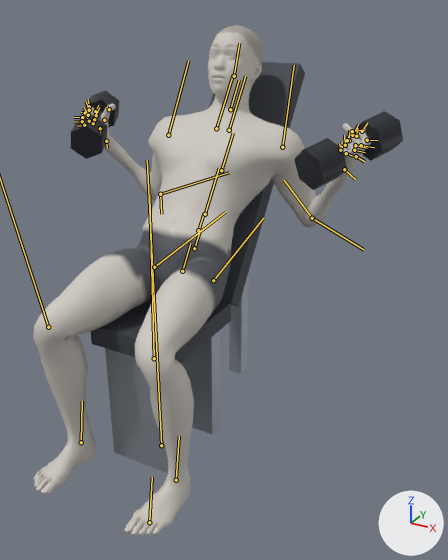
What one commit did to the glTF model exports/incline-dumbbell-inner-curl.glb.
One viewpoint serves both versions: a camera (50 mm lens) standing at (1.009, -1.395, 1.363) and looking at (0.127, 0.208, 0.562). The lights are fixed; the arrows at lower right show +X, +Y and +Z. The older version comes first. Both versions are drawn at frame 48 of the action 'incline-dumbbell-inner-curl'; the numbers are the values there. The bones that change, and the others that lie on the model, are drawn over the model as lines.
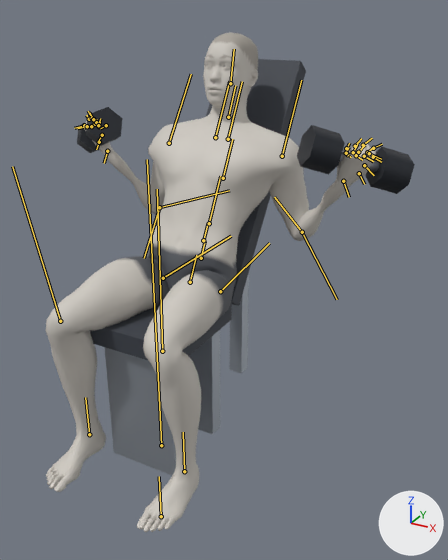
ob_dbl_right is not drawn itself; it is the parent of ob_mesh_1, ob_mesh_2, ob_mesh_3.
ob_dbr_right is not drawn itself; it is the parent of ob_mesh_4, ob_mesh_5, ob_mesh_6.
ob_props is not drawn itself; it is the parent of ob_bench.

What differs and where, as boxes (x1, y1, x2, y2) in the pictures (448 x 560 px):
```json
{"object": "Mesh_0", "change": "posed", "before": [33, 25, 369, 536], "after": [46, 32, 376, 532]}
{"object": "Mesh_10", "change": "posed", "before": [209, 62, 305, 307], "after": [206, 59, 306, 306]}
{"object": "Mesh_7", "change": "posed", "before": [90, 299, 231, 364], "after": [90, 302, 232, 360]}
{"object": "Mesh_2", "change": "posed", "before": [354, 111, 403, 161], "after": [366, 147, 415, 194]}
{"object": "Mesh_3", "change": "posed", "before": [294, 138, 347, 190], "after": [297, 125, 345, 175], "on screen": "9% narrower"}
{"object": "Mesh_6", "change": "posed", "before": [71, 115, 107, 159], "after": [86, 107, 122, 146], "on screen": "11% shorter"}
{"object": "Mesh_11", "change": "posed", "before": [229, 276, 248, 374], "after": [230, 273, 249, 373]}
{"object": "Mesh_5", "change": "posed", "before": [86, 90, 119, 127], "after": [77, 122, 99, 153]}
{"object": "Mesh_1", "change": "posed", "before": [366, 136, 371, 148], "after": [340, 151, 379, 172], "on screen": "mostly hidden"}
{"bone": "pelvis", "before": "(182, 271) to (190, 243)", "after": "(190, 282) to (196, 255)"}
{"bone": "upperarm_l", "before": "(282, 147) to (294, 65)", "after": "(282, 156) to (301, 80)"}
{"bone": "hand_l", "before": "(344, 169) to (355, 179)", "after": "(343, 181) to (349, 197)"}
{"bone": "lowerarm_twist_l", "before": "(312, 218) to (363, 249)", "after": "(302, 232) to (337, 299)"}
{"bone": "upperarm_r", "before": "(168, 135) to (188, 60)", "after": "(169, 143) to (191, 74)"}
{"bone": "hand_r", "before": "(106, 141) to (107, 148)", "after": "(107, 151) to (104, 163)"}
{"bone": "lowerarm_twist_r", "before": "(160, 194) to (161, 214)", "after": "(159, 207) to (144, 258)"}
{"bone": "thigh_l", "before": "(213, 280) to (263, 218)", "after": "(220, 291) to (269, 243)"}
{"bone": "calf_l", "before": "(154, 358) to (149, 194)", "after": "(162, 351) to (157, 189)"}
{"bone": "foot_l", "before": "(176, 480) to (179, 436)", "after": "(184, 471) to (183, 432)"}
{"bone": "thigh_r", "before": "(154, 267) to (225, 212)", "after": "(163, 278) to (231, 236)"}
{"bone": "foot_r", "before": "(81, 442) to (82, 401)", "after": "(89, 434) to (85, 397)"}
```

Scene script edits in JSON lines:
```json
{"block": "bone_pelvis", "where": "bone_pelvis = bpy.data.objects['Body'].pose.bones['pelvis']  # child of 'Root'"}
{"op": "set", "path": "bone_pelvis.location", "old": "(-0.166, -0.393, 0.0)", "new": "(-0.211, -0.451, 0.0)"}
{"op": "set", "path": "bone_pelvis.rotation_quaternion", "old": "(0.952, 0.0, 0.0, 0.306)", "new": "(0.969, 0.0, 0.0, 0.249)", "note": "degrees (0, 0, 36) -> degrees (0, 0, 29)"}
{"block": "bone_upperarm_l", "where": "bone_upperarm_l = bpy.data.objects['Body'].pose.bones['upperarm_l']  # child of 'clavicle_l'"}
{"op": "set", "path": "bone_upperarm_l.rotation_quaternion", "old": "(0.873, 0.083, 0.477, -0.057)", "new": "(0.859, -0.018, 0.509, 0.043)", "note": "degrees (10, 57, -2) -> degrees (2, 61, 7)"}
{"block": "bone_hand_l", "where": "bone_hand_l = bpy.data.objects['Body'].pose.bones['hand_l']  # child of 'lowerarm_l'"}
{"op": "set", "path": "bone_hand_l.rotation_quaternion", "old": "(-0.52, 0.627, -0.43, -0.39)", "new": "(-0.254, 0.715, -0.473, -0.447)", "note": "degrees (-116, 69, -22) -> degrees (-7, 118, 109)"}
{"block": "bone_lowerarm_twist_l", "where": "bone_lowerarm_twist_l = bpy.data.objects['Body'].pose.bones['lowerarm_twist_l']  # child of 'lowerarm_l'"}
{"op": "set", "path": "bone_lowerarm_twist_l.rotation_quaternion", "old": "(0.605, -0.571, 0.383, 0.401)", "new": "(0.378, -0.664, 0.445, 0.466)", "note": "degrees (-82, 67, 7) -> degrees (17, 107, 125)"}
{"block": "bone_upperarm_r", "where": "bone_upperarm_r = bpy.data.objects['Body'].pose.bones['upperarm_r']  # child of 'clavicle_r'"}
{"op": "set", "path": "bone_upperarm_r.rotation_quaternion", "old": "(0.873, -0.083, -0.477, -0.057)", "new": "(0.859, 0.018, -0.509, 0.043)", "note": "degrees (-10, -57, -2) -> degrees (-2, -61, 7)"}
{"block": "bone_hand_r", "where": "bone_hand_r = bpy.data.objects['Body'].pose.bones['hand_r']  # child of 'lowerarm_r'"}
{"op": "set", "path": "bone_hand_r.rotation_quaternion", "old": "(0.52, 0.627, -0.43, 0.39)", "new": "(0.254, 0.715, -0.473, 0.447)", "note": "degrees (116, -69, -22) -> degrees (7, -118, 109)"}
{"block": "bone_lowerarm_twist_r", "where": "bone_lowerarm_twist_r = bpy.data.objects['Body'].pose.bones['lowerarm_twist_r']  # child of 'lowerarm_r'"}
{"op": "set", "path": "bone_lowerarm_twist_r.rotation_quaternion", "old": "(0.605, 0.571, -0.383, 0.401)", "new": "(0.378, 0.664, -0.445, 0.466)", "note": "degrees (82, -67, 7) -> degrees (-17, -107, 125)"}
{"block": "bone_thigh_l", "where": "bone_thigh_l = bpy.data.objects['Body'].pose.bones['thigh_l']  # child of 'pelvis'"}
{"op": "set", "path": "bone_thigh_l.rotation_quaternion", "old": "(0.926, 0.044, -0.009, 0.374)", "new": "(0.872, 0.037, 0.0, 0.487)", "note": "degrees (4, -3, 44) -> degrees (4, -2, 58)"}
{"block": "bone_calf_l", "where": "bone_calf_l = bpy.data.objects['Body'].pose.bones['calf_l']  # child of 'thigh_l'"}
{"op": "set", "path": "bone_calf_l.rotation_quaternion", "old": "(0.719, -0.029, 0.088, -0.689)", "new": "(0.674, -0.012, 0.078, -0.735)", "note": "degrees (-9, 5, -88) -> degrees (-8, 5, -95)"}
{"block": "bone_foot_l", "where": "bone_foot_l = bpy.data.objects['Body'].pose.bones['foot_l']  # child of 'calf_l'"}
{"op": "set", "path": "bone_foot_l.rotation_quaternion", "old": "(0.983, 0.046, -0.104, 0.145)", "new": "(0.992, 0.046, -0.096, 0.064)", "note": "degrees (4, -13, 16) -> degrees (5, -11, 7)"}
{"block": "bone_thigh_r", "where": "bone_thigh_r = bpy.data.objects['Body'].pose.bones['thigh_r']  # child of 'pelvis'"}
{"op": "set", "path": "bone_thigh_r.rotation_quaternion", "old": "(0.926, -0.044, 0.009, 0.374)", "new": "(0.872, -0.037, 0.0, 0.487)", "note": "degrees (-4, 3, 44) -> degrees (-4, 2, 58)"}
{"block": "bone_calf_r", "where": "bone_calf_r = bpy.data.objects['Body'].pose.bones['calf_r']  # child of 'thigh_r'"}
{"op": "set", "path": "bone_calf_r.rotation_quaternion", "old": "(0.719, 0.029, -0.088, -0.689)", "new": "(0.674, 0.012, -0.078, -0.735)", "note": "degrees (9, -5, -88) -> degrees (8, -5, -95)"}
{"block": "bone_foot_r", "where": "bone_foot_r = bpy.data.objects['Body'].pose.bones['foot_r']  # child of 'calf_r'"}
{"op": "set", "path": "bone_foot_r.rotation_quaternion", "old": "(0.983, -0.046, 0.104, 0.145)", "new": "(0.992, -0.046, 0.096, 0.064)", "note": "degrees (-4, 13, 16) -> degrees (-5, 11, 7)"}
```
